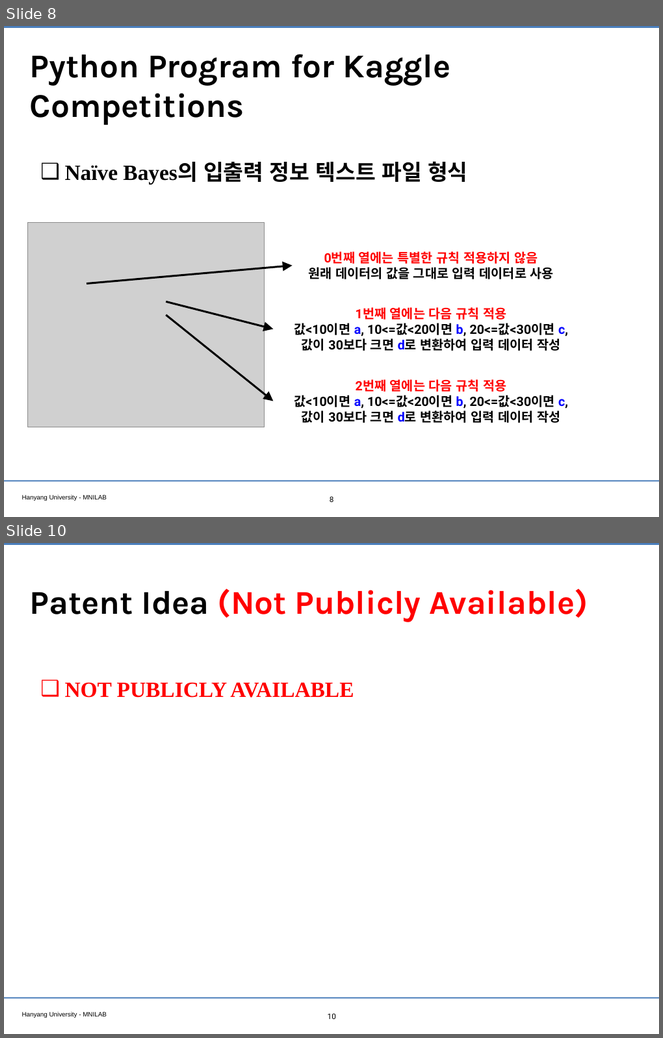
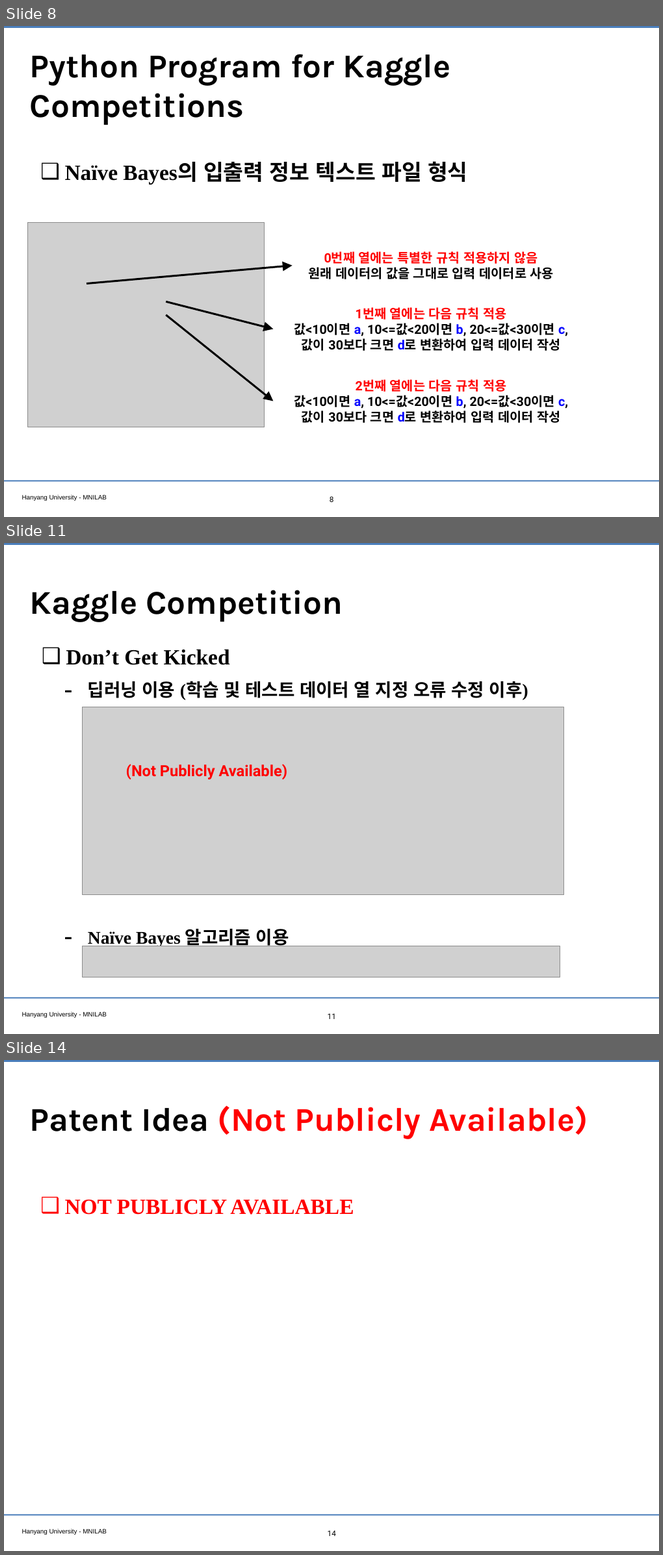
Before and after one commit to WannaBeSuperteur/2020, a slide deck: report/200626_AI.pptx. Shown one above the other, each under a label of ours: slides 8 and 10 before the commit, slides 8, 11 and 14 after it; the slides between them are not shown. The pictures are 663x1038 and 663x1555 pixels, drawn with LibreOffice and Linux fonts; fonts in the diff are those of the drawing; grey boxes stand for pictures; background and template pictures are left out. Boxes give left, top, right and bottom in pixels: in the first picture for what was removed or moved away, otherwise in the second. Text is boxed around its words. In the diff, an @@ line names an element or a change of style, - is before the commit and + after.

Commit message:
update: modify report for final public

```diff
--- a/report/200626_AI.pptx
+++ b/report/200626_AI.pptx
@@ slide 11 added at [4, 543, 659, 1034], background #FFFFFF; not listed: 3 template elements that a slide beside it also shows @@
@@ title added at [30, 590, 343, 622], 52 pt, text #000000, bold @@
+Kaggle Competition
@@ text added at [66, 649, 529, 949], 28 pt, text #000000, bold @@
+❑ Don’t Get Kicked
+  – 딥러닝 이용 (학습 및 테스트 데이터 열 지정 오류 수정 이후)
+  – Naïve Bayes 알고리즘 이용
@@ picture added at [83, 707, 564, 895] @@
@@ text added at [126, 764, 288, 780], 24 pt, text #FF0000, bold @@
+(Not Publicly Available)
@@ picture added at [83, 946, 560, 977] @@
@@ page number added at [328, 1014, 336, 1019], 12 pt, text #000000 @@
+11
@@ what was slide 10 is now slide 14 @@
@@ page number at [328, 1531, 336, 1536]: text changed @@
-10
+14
```
Also in this commit, not shown: 1 slide changed, 3 other slides added.
